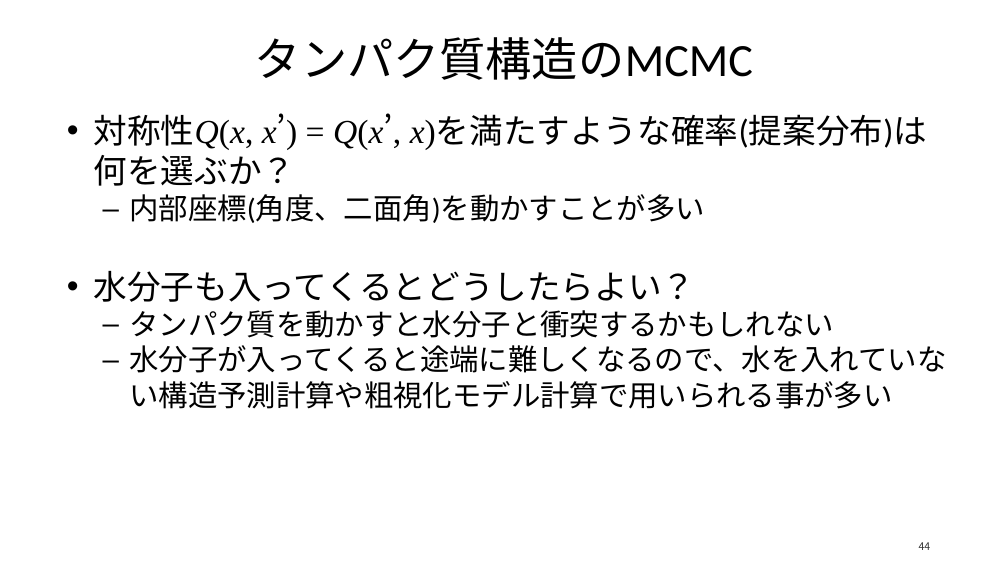
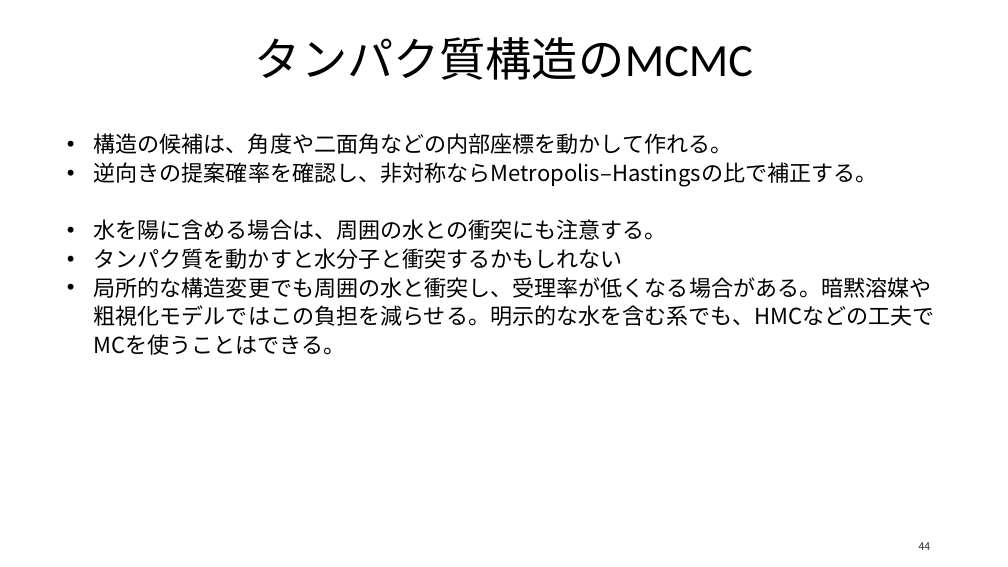
Before and after one commit to matsunagalab/lecture_bioinfo, a slide deck: slide 44 of 10_構造の分布を計算する/10_構造の分布を計算する.pptx. Drawn at 1008x567 pixels with LibreOffice and Linux fonts; fonts in the diff are those of the drawing. Boxes give left, top, right and bottom in pixels: in the first picture for what was removed or moved away, otherwise in the second. Text is boxed around its words. In the diff, an @@ line names an element or a change of style, - is before the commit and + after.

```diff
--- a/10_構造の分布を計算する/10_構造の分布を計算する.pptx
+++ b/10_構造の分布を計算する/10_構造の分布を計算する.pptx
@@ text "構造の候補は、角度や二面角などの内部座標を動かして作れる。": place and size @@
-text "構造の候補は、角度や二面角などの内部座標を動かして作れる。" at (94, 114, 946, 409)
+text "構造の候補は、角度や二面角などの内部座標を動かして作れる。" at (94, 133, 935, 355)
@@ text at (94, 133, 878, 240): text changed; size 32 to 21 pt; font Calibri to Noto Sans CJK JP @@
-• 対称性Q(x, x’) = Q(x’, x)を満たすような確率(提案分布)は何を選ぶか？
-  – 内部座標(角度、二面角)を動かすことが多い
-• 水分子も入ってくるとどうしたらよい？
+• 構造の候補は、角度や二面角などの内部座標を動かして作れる。
+• 逆向きの提案確率を確認し、非対称ならMetropolis–Hastingsの比で補正する。
+• 水を陽に含める場合は、周囲の水との衝突にも注意する。
@@ text at (94, 248, 623, 269): size 28 to 21 pt, font Calibri to Noto Sans CJK JP in "タンパク質を動かすと水分子と衝突するかもしれない"; bullet – to •; list level 2 to 1 in "タンパク質を動かすと水分子と衝突するかもしれない"; line spacing 1 to 27.3pt @@
@@ text at (94, 277, 935, 355): text changed; size 28 to 21 pt; font Calibri to Noto Sans CJK JP @@
-  – 水分子が入ってくると途端に難しくなるので、水を入れていない構造予測計算や粗視化モデル計算で用いられる事が多い
+• 局所的な構造変更でも周囲の水と衝突し、受理率が低くなる場合がある。暗黙溶媒や粗視化モデルではこの負担を減らせる。明示的な水を含む系でも、HMCなどの工夫でMCを使うことはできる。
```
Also in this commit, not shown: 26 other slides changed, 1 slide added, 1 slide removed, 2 other files.
